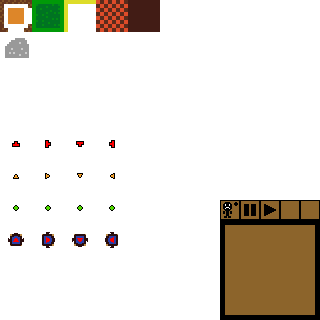
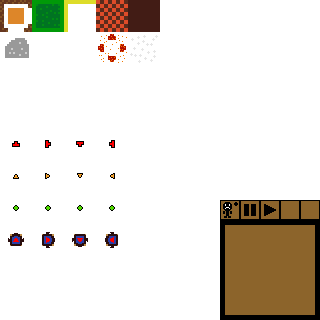
The second 320×320 image is a revision of the first. Changes to its layers:
painted on "Layer" over (x1=98, y1=34, x2=158, y2=63)
